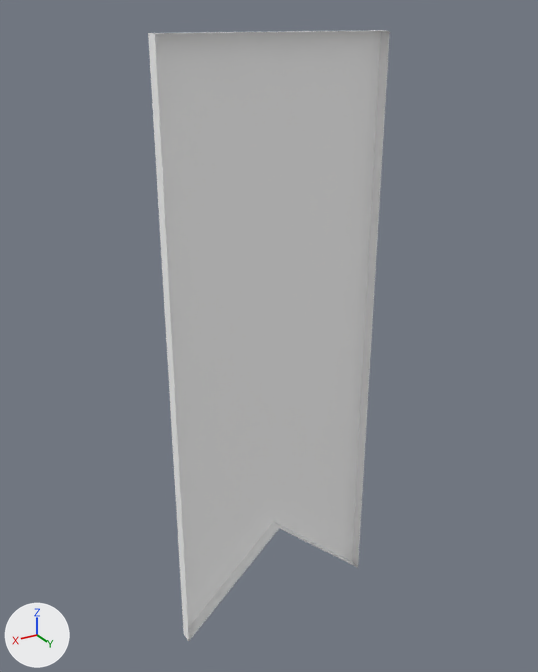
A saved change to the glTF model assets/synty/simple_fantasy_interiors/models/SM_Prop_Banner_Small_01.glb.
Both versions are drawn from a 50 mm lens placed at (0.0222, 0.0356, 0.0388), pointed at (0.0001, -0.0012, 0.0205). Arrows for +X, +Y and +Z are at lower left; the lights stay in place.

In view in the first picture: 'SM_Prop_Banner_Small_01'.
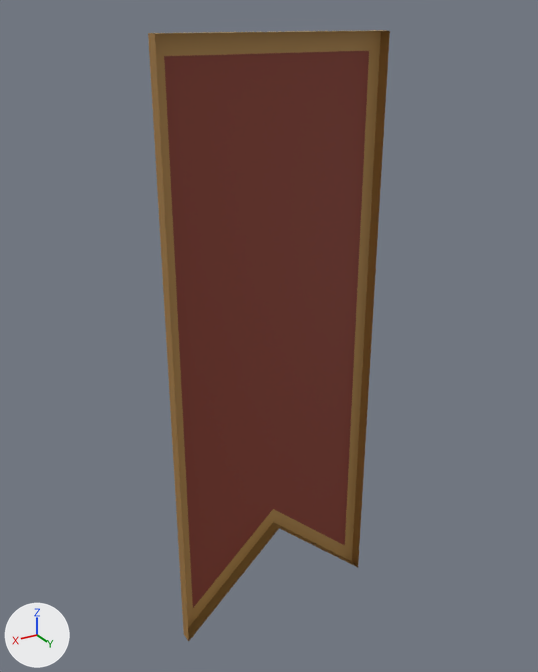
Changed parts and their boxes (x1, y1, x2, y2) in the pictures (538 x 672 px):
'SM_Prop_Banner_Small_01', surface changed: (148, 30, 390, 641) in both

Patch to the scene script:
```diff
--- a/assets/synty/simple_fantasy_interiors/models/SM_Prop_Banner_Small_01.glb.py
+++ b/assets/synty/simple_fantasy_interiors/models/SM_Prop_Banner_Small_01.glb.py
@@ img_simplefantasyinteriorstexture @@
+img_simplefantasyinteriorstexture = load_image('SimpleFantasyInteriorsTexture', '_unpacked/SimpleFantasyInteriorsTexture', 1024, 1024, 'sRGB')
@@ mat_lambert1 @@
 mat_lambert1 = principled_material('lambert1')
-mat_lambert1.base_color = (1.0, 1.0, 1.0)  # white #ffffff
+mat_lambert1.texture = img_simplefantasyinteriorstexture
 mat_lambert1.roughness = 0.553
```
